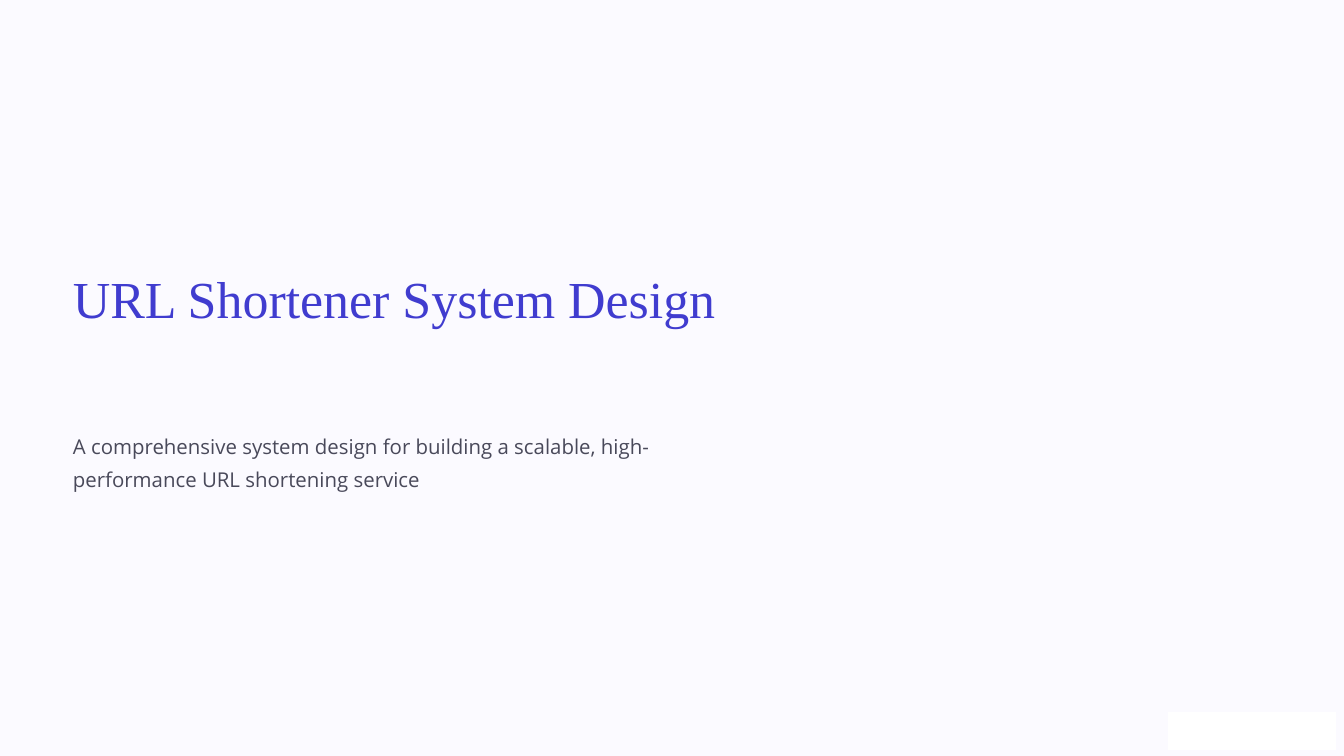
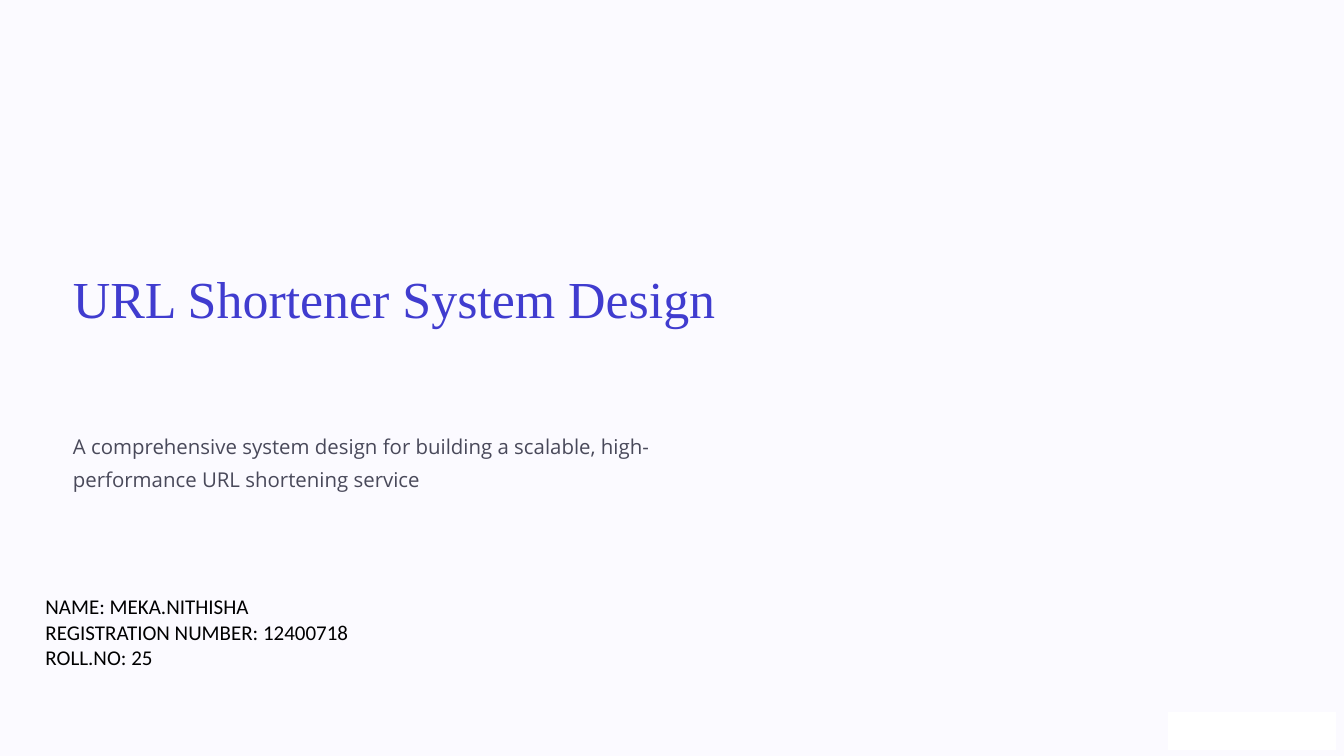
Before and after one commit to Nithisha85/system-design-URL-shortner, a slide deck: slide 1 of URL-Shortener-System-Design (1).pptx. Drawn at 1344x756 pixels with LibreOffice and Linux fonts; fonts in the diff are those of the drawing; background and template pictures are left out. Boxes give left, top, right and bottom in pixels: in the first picture for what was removed or moved away, otherwise in the second. Text is boxed around its words. In the diff, an @@ line names an element or a change of style, - is before the commit and + after.

```diff
--- a/URL-Shortener-System-Design (1).pptx
+++ b/URL-Shortener-System-Design (1).pptx
@@ text added at (45,600,348,665), 18 pt, text #000000 @@
+NAME: MEKA.NITHISHA
+REGISTRATION NUMBER: 12400718
+ROLL.NO: 25
```
